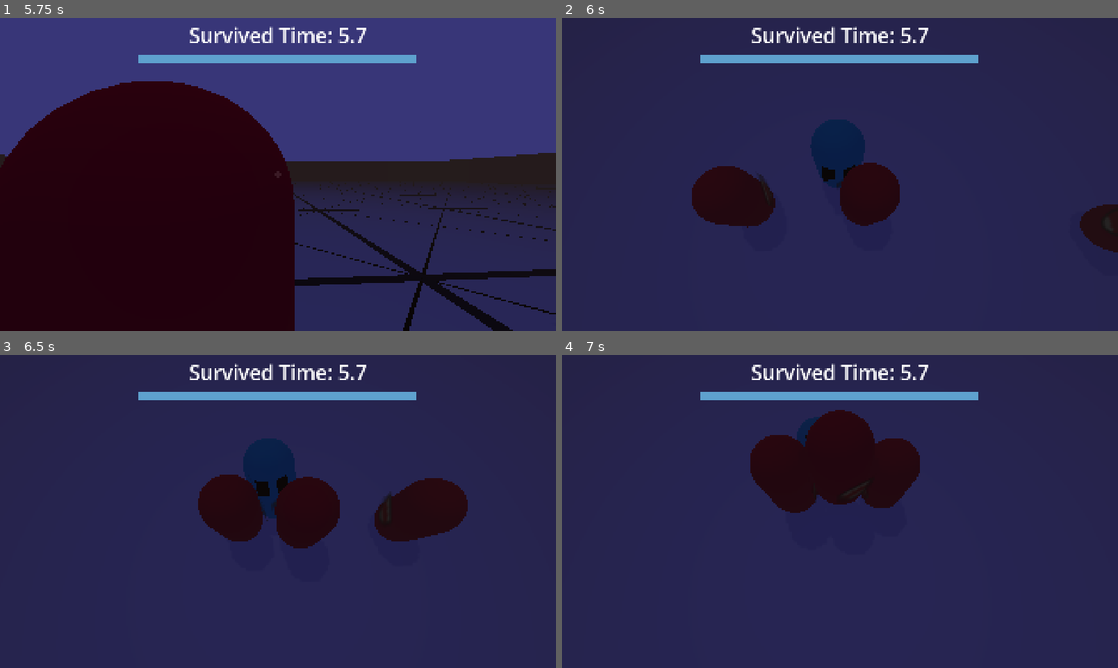
Above: before the commit, frames 1-4 (two rows, left to right).
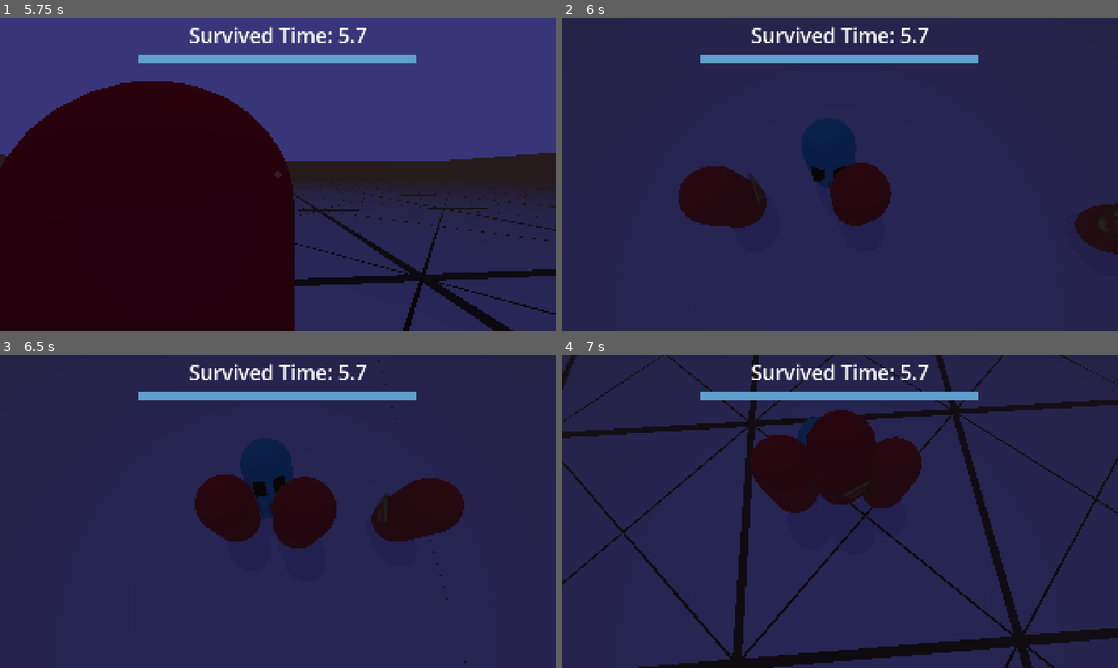
Above: after the commit, the same moments.

Repository: robotmaster/3d_game
Game: Godot game, scene res://scenes/main.tscn
Two runs of this game, one before a commit and one after it. Both use one fixed random seed, a clock stepped at 60 frames per second and the inputs below.
Inputs (mouse positions are in pixels of both pictures, inside the frame that each line leads up to):
- Up to frame 1 (5.75 s): move the mouse to (305, 174) at 0.52 s; hold W (forward) from 0.53 s (still down); click (305, 174) at 0.6 s; tap Space at 0.77, 1.52, 3.02, 3.77, 4.52 s; move the mouse to (250, 174) at 1.27 s; click (250, 174) at 1.35 s; move the mouse to (289, 168) at 2.02 s; tap Shift (sprint) at 2.1, 4.35 s; click (289, 168) at 2.3 s; move the mouse to (272, 180) at 2.77 s; click (272, 180) at 2.85 s; move the mouse to (316, 177) at 3.52 s; click (316, 177) at 3.6 s; move the mouse to (233, 171) at 4.27 s; click (233, 171) at 4.55 s; move the mouse to (283, 174) at 5.02 s; click (283, 174) at 5.1 s
- Up to frame 2 (6 s): move the mouse to (817, 168) at 5.77 s; release W (forward) at 5.78 s; hold D (right) from 5.78 s (still down); click (817, 168) at 5.85 s
- Up to frame 3 (6.5 s): keep holding D (right); tap Space at 6.02 s
- Up to frame 4 (7 s): move the mouse to (867, 511) at 6.52 s; release D (right) at 6.53 s; hold W (forward) from 6.53 s (still down); tap Shift (sprint) at 6.6 s; tap Space at 6.77 s; click (867, 511) at 6.8 s

Frame 1 is identical in both runs. In frame 2, 2.3% of the frame differs, in the area x 21-100%, y 32-76%; in frame 3, 1.0%; in frame 4, 9.1%, in the area x 0-100%, y 0-100%.

Commit message:
added screen shake

Diff:
--- a/3d-scary/scenes/player.tscn
+++ b/3d-scary/scenes/player.tscn
@@ -1,6 +1,7 @@
-[gd_scene load_steps=7 format=3 uid="uid://d2vu722mqafpl"]
+[gd_scene load_steps=8 format=3 uid="uid://d2vu722mqafpl"]
 
 [ext_resource type="Script" uid="uid://buwl14mc4geqo" path="res://scripts/player.gd" id="1_3vyb7"]
+[ext_resource type="Script" uid="uid://cu4iw2qndimt1" path="res://scripts/main_camera.gd" id="2_g2els"]
 
 [sub_resource type="CapsuleMesh" id="CapsuleMesh_3vyb7"]
 
@@ -27,6 +28,7 @@
 [node name="Camera3D" type="Camera3D" parent="CameraPivot"]
 cull_mask = 1048573
 current = true
+script = ExtResource("2_g2els")
 
 [node name="PlayerModel" type="Node3D" parent="."]
 transform = Transform3D(1, 0, 0, 0, 1, 0, 0, 0, 1, 0, 1.6493316, 0)
--- a/3d-scary/scripts/global.gd
+++ b/3d-scary/scripts/global.gd
@@ -17,6 +17,8 @@
 var input_file = "user://game_logs/2026-04-14T16-10-02.txt"
 var inputs_to_play = {}
 
+var screen_shake = 0
+var screen_shake_decay = 0.1
 
 var settings = {
 	"scary": true
@@ -127,3 +129,6 @@
 	log_file.seek(0)
 	log_file.store_string(JSON.stringify(input_logs))
 	log_file.flush()
+
+func _process(delta: float) -> void:
+	screen_shake *= pow(screen_shake_decay, delta)
--- /dev/null
+++ b/3d-scary/scripts/main_camera.gd
@@ -0,0 +1,10 @@
+extends Camera3D
+
+
+@onready var Global : GlobalType = get_node("/root/Global")
+
+func _process(delta: float) -> void:
+	var direction = Vector2.RIGHT.rotated(randf() * TAU)
+	var dir_3d = transform.basis * Vector3(direction.x, 0, direction.y).normalized()
+
+	position = dir_3d * Global.screen_shake
--- a/3d-scary/scripts/player.gd
+++ b/3d-scary/scripts/player.gd
@@ -169,6 +169,8 @@
 	var camera = $CameraPivot
 	var move_direction = Vector2.UP.rotated(camera.global_rotation.y) * 1.5
 
+	Global.screen_shake = 0.3
+
 	remove_child(camera)
 	get_tree().current_scene.add_child(camera)
 
@@ -211,6 +213,7 @@
 		delete_wall_layout(wall_info)
 		if valid:
 			handle_wall_placement(wall_info)
+			Global.screen_shake = 0.05
 			for i in range(MONSTER_COUNT):
 				monsters[i].current_path = monsters[i].pathfind_to_player()
 
@@ -313,7 +316,7 @@
 
 
 func raycast_from_camera():
-	var camera = $CameraPivot/Camera3D
+	var camera = $CameraPivot
 
 	var from = camera.global_transform.origin
 	var to = from + camera.global_transform.basis.z * -CAMERA_SEE_LENGTH
Not shown, added: 3d-scary/scripts/main_camera.gd.uid
